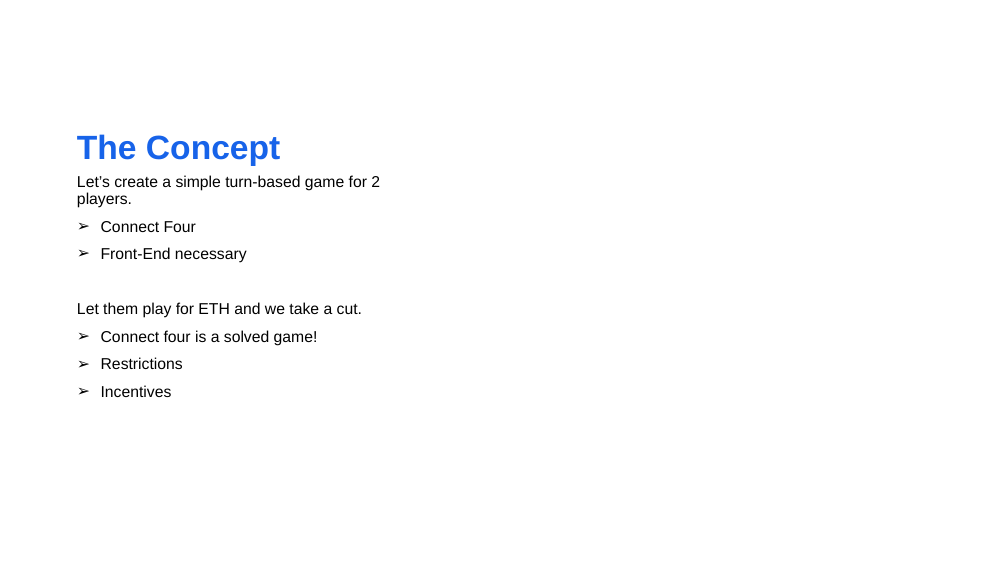
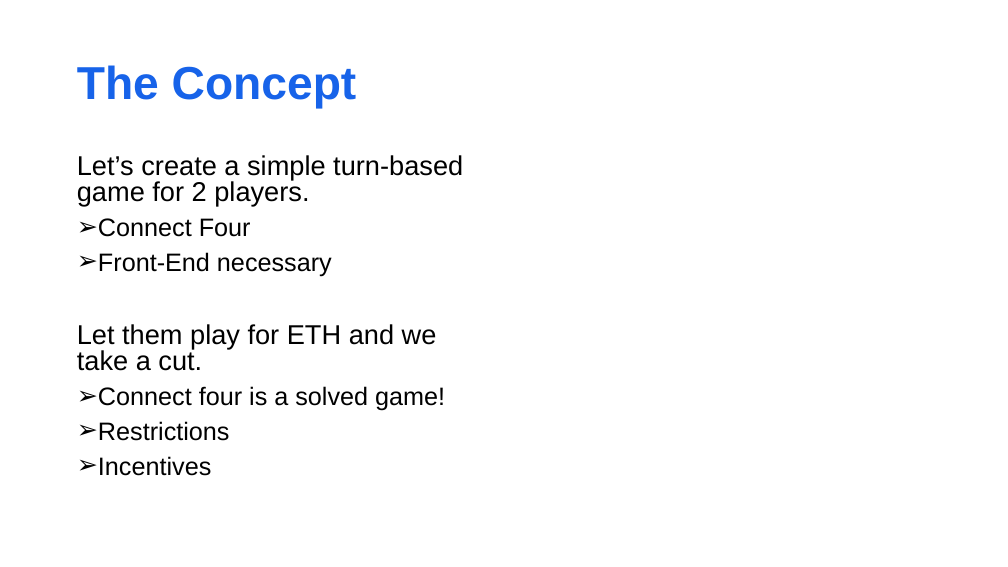
Before and after one commit to matnad/vierGewinntSC, a slide deck: slide 2 of presentation/nice fonts_migo.pptx. Drawn at 1008x567 pixels with LibreOffice and Linux fonts; fonts in the diff are those of the drawing; grey boxes stand for pictures; background and template pictures are left out. Boxes give left, top, right and bottom in pixels: in the first picture for what was removed or moved away, otherwise in the second. Text is boxed around its words. In the diff, an @@ line names an element or a change of style, - is before the commit and + after.

```diff
--- a/presentation/nice fonts_migo.pptx
+++ b/presentation/nice fonts_migo.pptx
@@ title "The Concept": place and size @@
-title "The Concept" at (77,134,280,166)
+title "The Concept" at (77,65,357,109)
@@ title "The Concept" at (77,65,357,109): size 32 to 44 pt; vertical alignment bottom to middle @@
@@ text "Let’s create a simple turn-based ...": place and size @@
-text "Let’s create a simple turn-based ..." at (77,175,380,397)
+text "Let’s create a simple turn-based ..." at (77,155,463,476)
@@ text "Let’s create a simple turn-based ..." at (77,155,463,476): size 15 to 25.9 pt in "Let’s create a simple turn-based game for ...", "Let them play for ETH and we ..."; size 15 to 24.1 pt in "Connect Four", "Front-End necessary", "Connect four is a solved game!", "Restrictions" and 1 more places; line spacing 0.9 to 0.8; indent changed @@
```
Also in this commit, not shown: 6 other slides changed.
